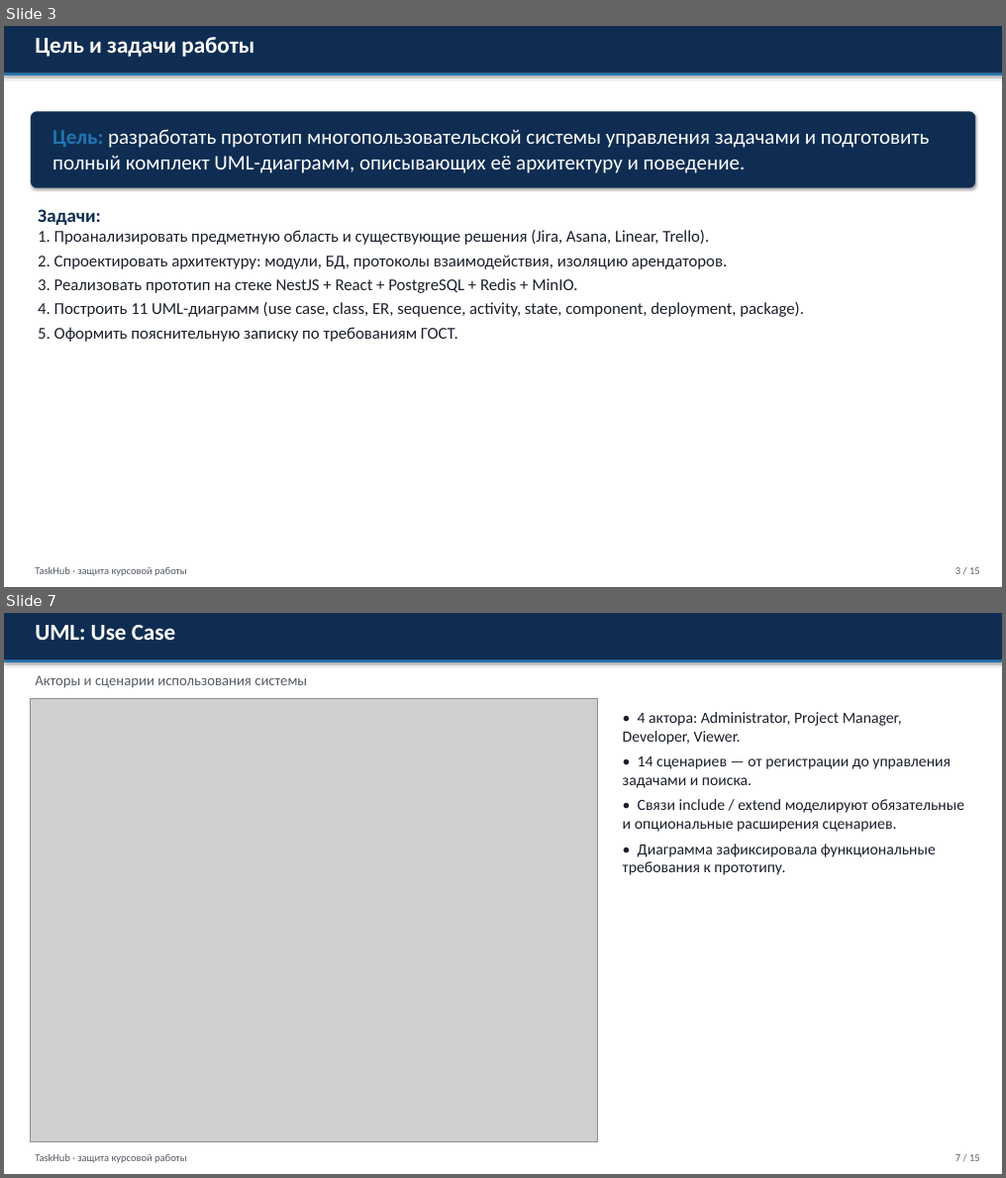
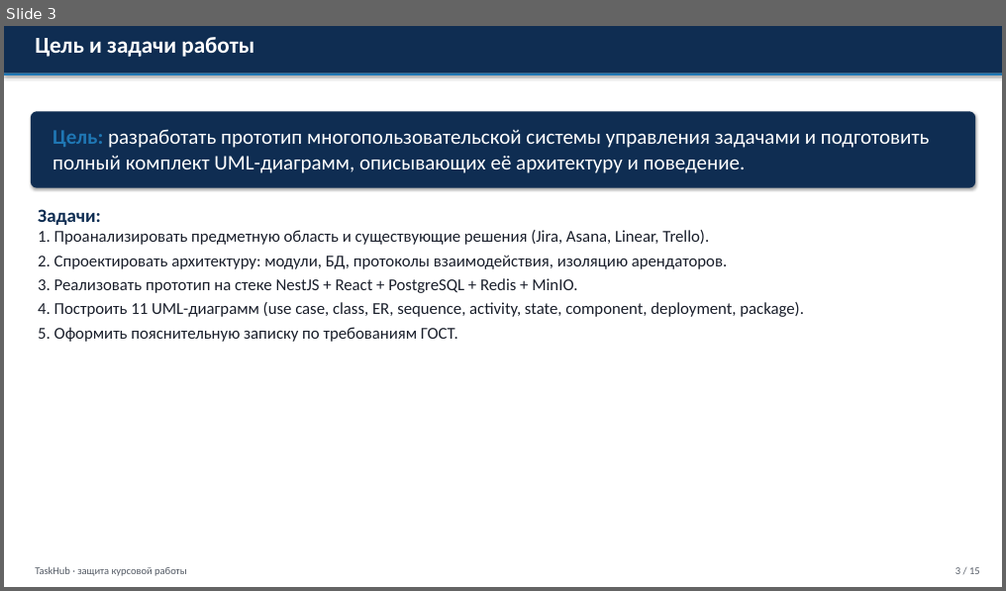
Before and after one commit to adenivi321-bot/jira1, a slide deck: docs/coursework/Презентация_TaskHub.pptx. Shown one above the other, each under a label of ours: slides 3 and 7 before the commit, slide 3 after it; the slides between them are not shown. The pictures are 1006x1178 and 1006x591 pixels, drawn with LibreOffice and Linux fonts; fonts in the diff are those of the drawing; grey boxes stand for pictures. Boxes give left, top, right and bottom in pixels: in the first picture for what was removed or moved away, otherwise in the second. Text is boxed around its words. In the diff, an @@ line names an element or a change of style, - is before the commit and + after.

```diff
--- a/docs/coursework/Презентация_TaskHub.pptx
+++ b/docs/coursework/Презентация_TaskHub.pptx
@@ slide 7 removed at (4,613,1002,1174), background #FFFFFF @@
@@ rectangle removed at (4,613,1002,661) @@
@@ text removed at (35,625,175,640) @@
-UML: Use Case
@@ rectangle removed at (4,661,1002,663) @@
@@ picture removed at (30,698,597,1143) @@
@@ text removed at (35,675,307,688) @@
-Акторы и сценарии использования системы
@@ text removed at (623,712,964,875) @@
-• 4 актора: Administrator, Project Manager, Developer, Viewer.
-• 14 сценариев — от регистрации до управления задачами и поиска.
-• Связи include / extend моделируют обязательные и опциональные расширения сценариев.
-• Диаграмма зафиксировала функциональные требования к прототипу.
@@ text removed at (35,1154,187,1163) @@
-TaskHub · защита курсовой работы
@@ text removed at (955,1155,980,1161) @@
-7 / 15
```
Also in this commit, not shown: 5 slides changed, 6 slides added, 5 other slides removed, 1 other file.
